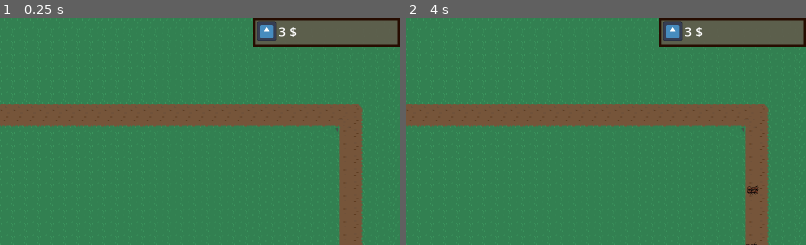
Above: before the commit, frames 1-2 (left to right).
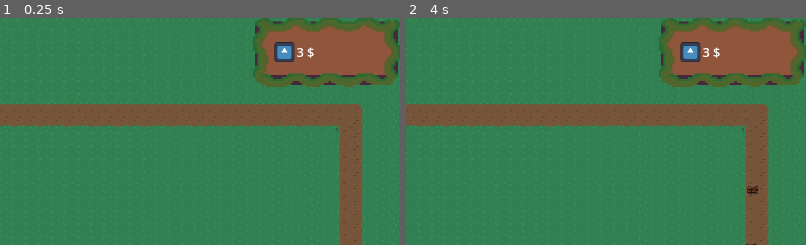
Above: after the commit, the same moments.

Repository: tomsku21/TD_project
Game: Godot game, scene res://Scenes/Main.tscn
Same seed, same stepped clock (60 frames per second), same inputs: the game is played once before the commit and once after it. The engine's default icon, where the game draws it, is replaced by a stand-in: a white triangle on a blue panel in a dark square.
Inputs (mouse positions are % of the whole screen's width and height, from its top left):
- Up to frame 1 (0.25 s): no input
- Up to frame 2 (4 s): click (83, 90) at 0.5 s; click (83, 90) at 1.25 s; click (83, 90) at 2 s; move the mouse to (6, 67) at 2.77 s; click (6, 67) at 2.92 s; move the mouse to (30, 55) at 3.52 s; click (30, 55) at 3.67 s
The pictures show only the part of the screen within x 50-100%, y 0-50%; the shares and areas given below are measured in that part.

The runs differ from the first frame. In frame 1, 11% of the frame differs, in the area x 63-100%, y 0-31%; in frame 2, 11%.

Commit message:
UI muutosta

Diff:
--- a/Scenes/UI/UI.tscn
+++ b/Scenes/UI/UI.tscn
@@ -1,18 +1,15 @@
-[gd_scene load_steps=8 format=3 uid="uid://dq5pfe5ho4c80"]
+[gd_scene load_steps=9 format=3 uid="uid://dq5pfe5ho4c80"]
 
+[ext_resource type="Texture2D" uid="uid://dvq6hmserkeiw" path="res://Assets/UI/panel.png" id="1_7tgkj"]
 [ext_resource type="Script" uid="uid://b77h4d8blumve" path="res://Scripts/bank.gd" id="1_b83rk"]
 [ext_resource type="Texture2D" uid="uid://csw2nao8cbgsv" path="res://icon.svg" id="2_oqha6"]
 [ext_resource type="PackedScene" uid="uid://cup7eyokmuwhy" path="res://Scenes/building/turret.tscn" id="4_jevvu"]
 [ext_resource type="PackedScene" uid="uid://ciep7eg1iuuew" path="res://Scenes/building/temp_building.tscn" id="4_oqha6"]
-[ext_resource type="Script" uid="uid://cwm6jndskd1gp" path="res://Scripts/Buytier1.gd" id="6_7tgkj"]
+[ext_resource type="Script" path="res://Scripts/Buytier1.gd" id="6_7tgkj"]
 
-[sub_resource type="StyleBoxFlat" id="StyleBoxFlat_pbw6q"]
-bg_color = Color(0.386719, 0.352163, 0.294571, 0.866667)
-border_width_left = 5
-border_width_top = 5
-border_width_right = 5
-border_width_bottom = 5
-border_color = Color(0.148438, 0.0487061, 0, 1)
+[sub_resource type="StyleBoxTexture" id="StyleBoxTexture_jevvu"]
+texture = ExtResource("1_7tgkj")
+axis_stretch_vertical = 1
 
 [sub_resource type="StyleBoxFlat" id="StyleBoxFlat_oqha6"]
 bg_color = Color(0.376471, 0.345098, 0.294118, 1)
@@ -29,17 +26,17 @@
 anchor_left = 1.0
 anchor_right = 1.0
 offset_left = -298.0
-offset_bottom = 59.0
+offset_bottom = 139.555
 grow_horizontal = 0
-theme_override_styles/panel = SubResource("StyleBoxFlat_pbw6q")
+theme_override_styles/panel = SubResource("StyleBoxTexture_jevvu")
 
 [node name="HBoxContainer" type="HBoxContainer" parent="Bank"]
 custom_minimum_size = Vector2(40, 40)
 layout_mode = 2
-offset_left = 8.0
-offset_top = 7.0
-offset_right = 293.0
-offset_bottom = 47.0
+offset_left = 44.0
+offset_top = 49.0
+offset_right = 329.0
+offset_bottom = 89.0
 script = ExtResource("1_b83rk")
 
 [node name="TextureRect" type="TextureRect" parent="Bank/HBoxContainer"]
Binary file added: Assets/UI/panel.png
Not shown, added: Assets/UI/panel.png.import
